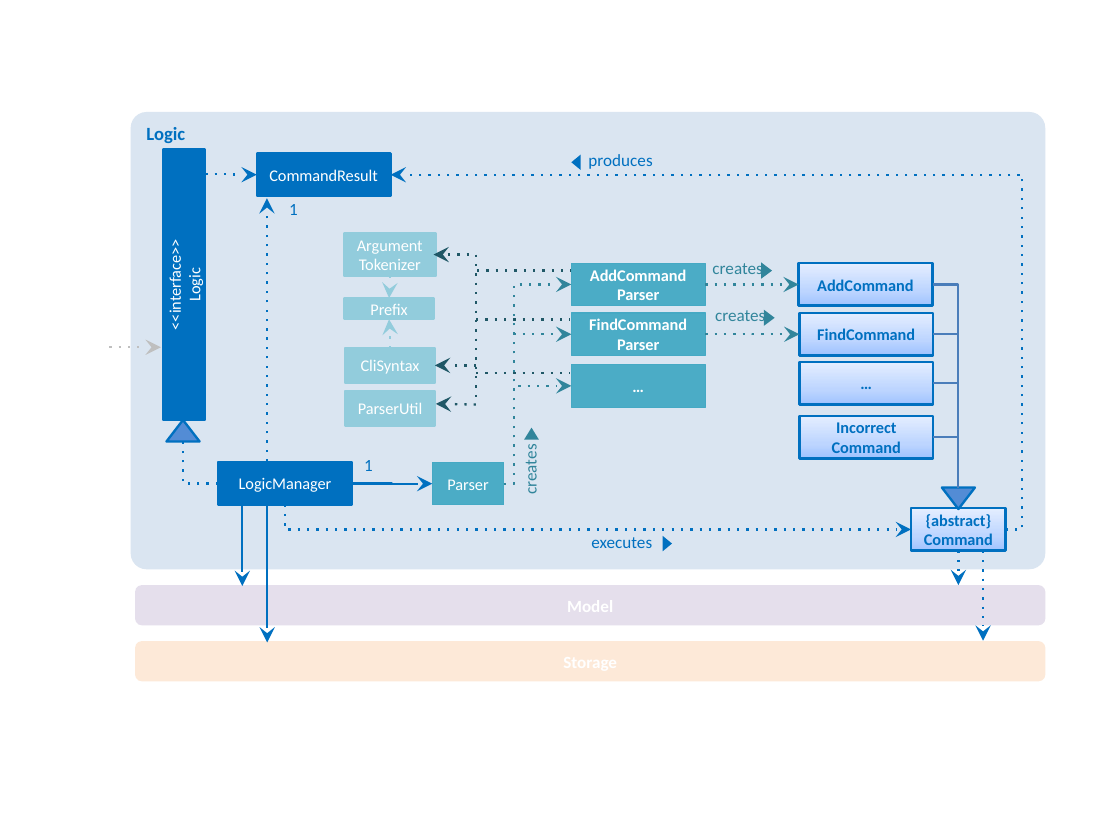
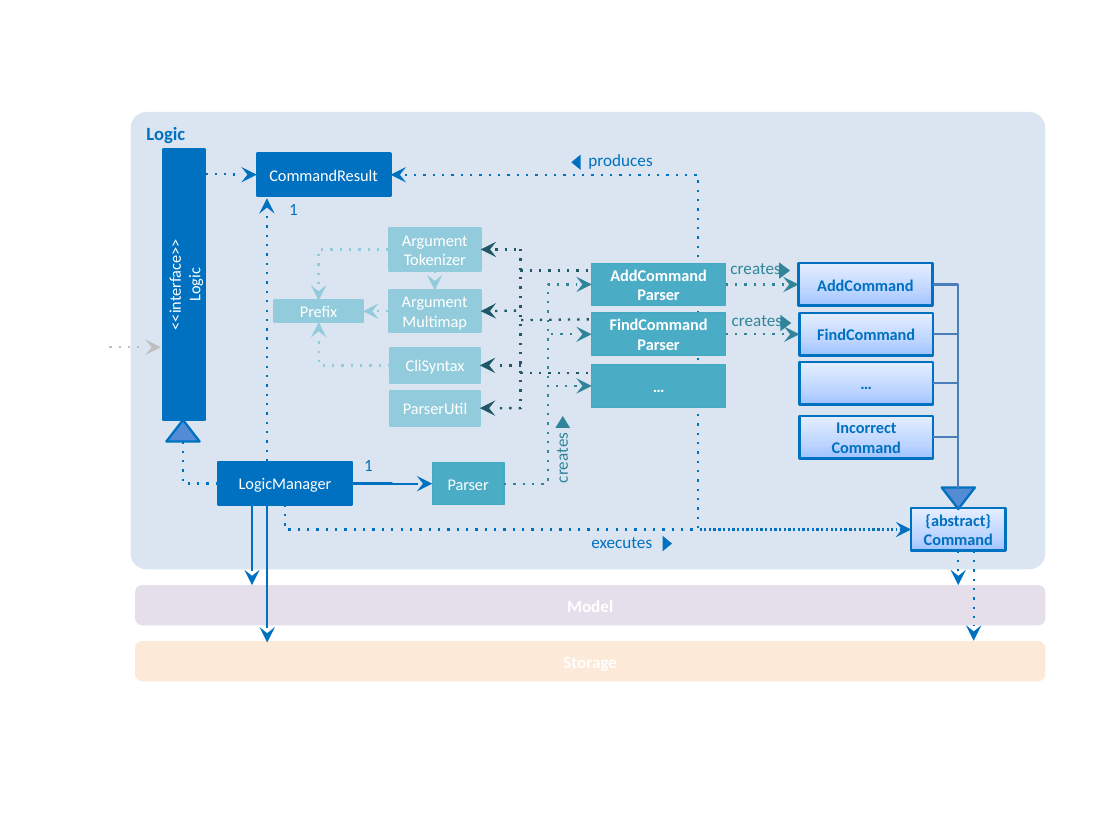
Before and after one commit to se-edu/addressbook-level4, a slide deck: slide 1 of docs/diagrams/LogicComponentClassDiagram.pptx. Drawn at 1120x840 pixels with LibreOffice and Linux fonts; fonts in the diff are those of the drawing. Boxes give left, top, right and bottom in pixels: in the first picture for what was removed or moved away, otherwise in the second. Text is boxed around its words. In the diff, an @@ line names an element or a change of style, - is before the commit and + after.

```diff
--- a/docs/diagrams/LogicComponentClassDiagram.pptx
+++ b/docs/diagrams/LogicComponentClassDiagram.pptx
@@ elbow arrow (1006, 530) - (391, 175): route changed @@
@@ rectangle "Argument Tokenizer": place and size @@
-rectangle "Argument Tokenizer" at box(344, 233, 436, 276)
+rectangle "Argument Tokenizer" at box(389, 228, 480, 271)
@@ elbow arrow moved from (390, 276) - (389, 298) to (389, 250) - (319, 300) @@
@@ arrow moved from (433, 254) - (476, 254) to (480, 250) - (521, 250) @@
@@ line moved from (476, 254) - (476, 404) to (521, 249) - (521, 409) @@
@@ rectangle added at box(389, 290, 480, 332), fill #92CCDC, outline #92CCDC 1.5 pt, 10.5 pt, text #FFFFFF @@
+Argument
+Multimap
@@ elbow arrow added from (435, 271) to (435, 290), #92CCDC 1.5 pt dashed @@
@@ elbow arrow moved from (504, 484) - (571, 284) to (504, 484) - (591, 284) @@
@@ line moved from (477, 271) - (571, 271) to (521, 271) - (591, 271) @@
@@ elbow arrow moved from (706, 284) - (799, 284) to (726, 284) - (799, 284) @@
@@ rectangle "Prefix": place and size @@
-rectangle "Prefix" at box(345, 298, 433, 319)
+rectangle "Prefix" at box(274, 300, 363, 321)
@@ elbow arrow moved from (390, 348) - (389, 319) to (390, 365) - (319, 323) @@
@@ elbow arrow added from (389, 311) to (363, 311), #92CCDC 1.5 pt dashed @@
@@ arrow added from (520, 310) to (480, 311), #205867 1.5 pt dashed @@
@@ line moved from (476, 319) - (570, 319) to (521, 320) - (590, 319) @@
@@ text "creates": place and size @@
-text "creates" at box(715, 310, 765, 326)
+text "creates" at box(732, 315, 782, 331)
@@ triangle: place and size @@
-triangle at box(764, 310, 775, 326)
+triangle at box(780, 316, 791, 332)
@@ elbow arrow moved from (504, 484) - (571, 334) to (504, 484) - (591, 334) @@
@@ elbow arrow moved from (706, 334) - (800, 334) to (726, 334) - (800, 334) @@
@@ 2 rectangles, 1 arrow: place and size @@
-2 rectangles, 1 arrow at box(345, 348, 476, 426)
+2 rectangles, 1 arrow at box(390, 348, 521, 426)
@@ elbow arrow moved from (504, 484) - (571, 386) to (504, 484) - (591, 386) @@
@@ line moved from (476, 373) - (570, 373) to (521, 373) - (590, 373) @@
@@ 3 rectangles, 1 text, 1 triangle: place and size @@
-3 rectangles, 1 text, 1 triangle at box(571, 262, 772, 408)
+3 rectangles, 1 text, 1 triangle at box(591, 262, 790, 408)
@@ arrow moved from (476, 404) - (436, 404) to (521, 408) - (479, 408) @@
@@ text "creates": place and size @@
-text "creates" at box(520, 451, 541, 493)
+text "creates" at box(552, 439, 573, 482)
@@ triangle: place and size @@
-triangle at box(523, 428, 539, 439)
+triangle at box(554, 417, 570, 428)
@@ arrow moved from (242, 506) - (242, 586) to (252, 505) - (252, 585) @@
@@ arrow moved from (983, 551) - (983, 641) to (973, 551) - (973, 641) @@
```
Also in this commit, not shown: 1 slide added, 1 other file.
